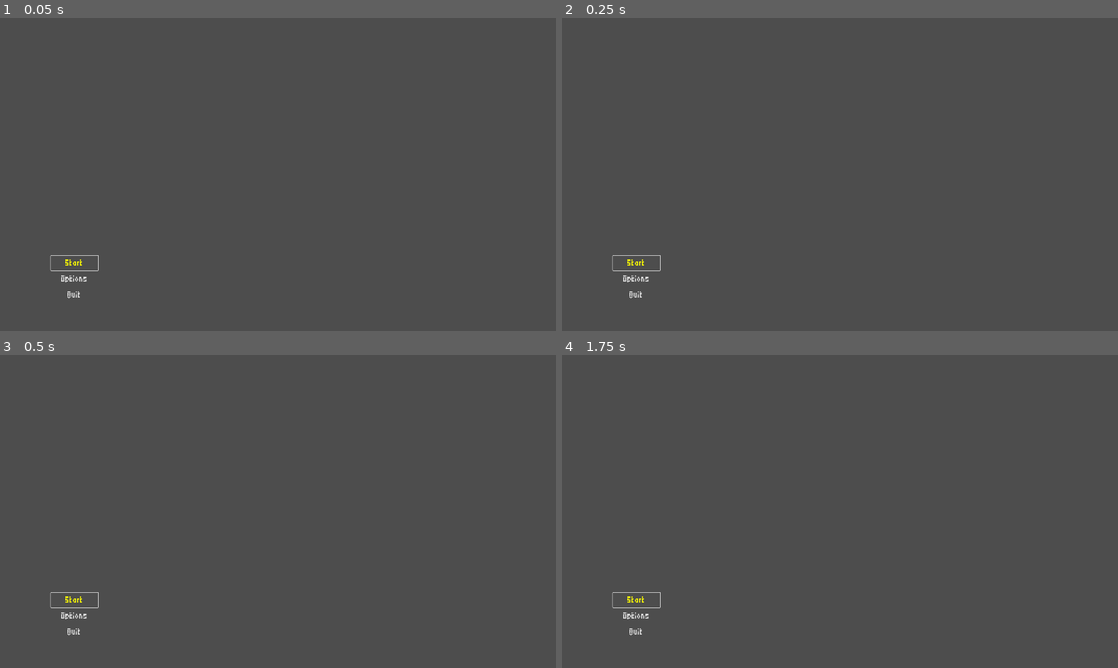
Above: before the commit, frames 1-4 (two rows, left to right).
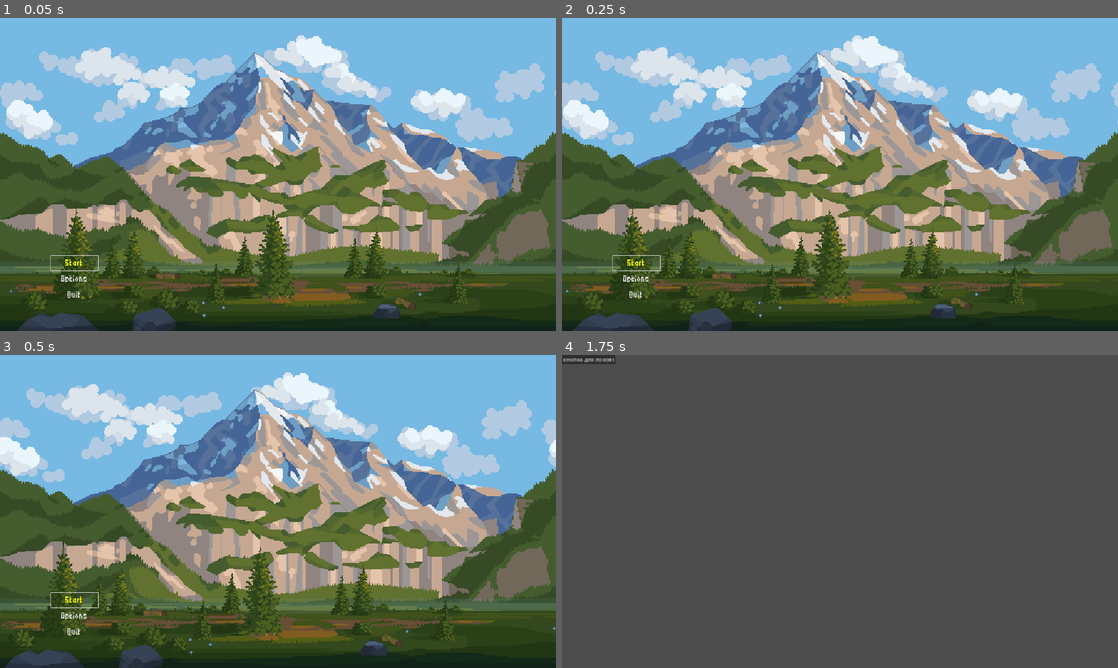
Above: after the commit, the same moments.

Repository: M3RCV/Eternal-twilight
Game: Godot game, scene res://menu.tscn
Same seed, same stepped clock (60 frames per second), same inputs: the game is played once before the commit and once after it.
Inputs (mouse positions are in pixels of both pictures, inside the frame that each line leads up to):
- Up to frame 1 (0.05 s): no input
- Up to frame 2 (0.25 s): no input
- Up to frame 3 (0.5 s): no input
- Up to frame 4 (1.75 s): click "Start" at 0.5 s; click (634, 599) at 1.25 s, where only the run before the commit has a clickable "Start"

The runs differ from the first frame. In frame 1, 98% of the frame differs, in the area x 0-100%, y 0-100%; in frame 2, 98%; in frame 3, 98%; in frame 4, 0.4%.

Commit message:
меню 17.02.24
разобрались с ошибками в GitHub

Diff:
--- a/menu.tscn
+++ b/menu.tscn
@@ -1,9 +1,10 @@
 [gd_scene load_steps=5 format=3 uid="uid://q0etg4v4q7ja"]
 
 [ext_resource type="Script" path="res://menu.gd" id="1_r7snr"]
-[ext_resource type="FontFile" uid="uid://1k85q4artt7u" path="res://Micro5-Regular.ttf" id="2_shkj1"]
+[ext_resource type="FontFile" uid="uid://1k85q4artt7u" path="res://font_menu.ttf" id="2_shkj1"]
 [ext_resource type="Script" path="res://StartButton.gd" id="2_xd64a"]
-[ext_resource type="PackedScene" path="res://bg.tscn" id="4_s3yfc"]
+[ext_resource type="PackedScene" uid="uid://cg7jfwat21h5v" path="res://background_menu.tscn" id="4_s3yfc"]
+
 
 [node name="Menu" type="Control"]
 texture_filter = 1
